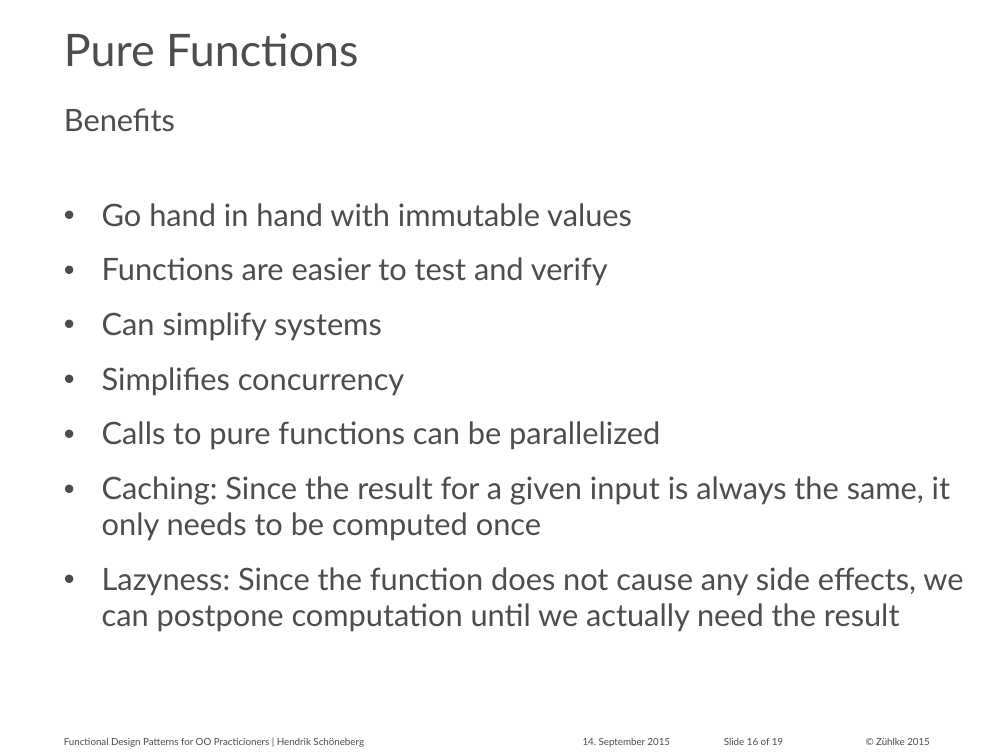
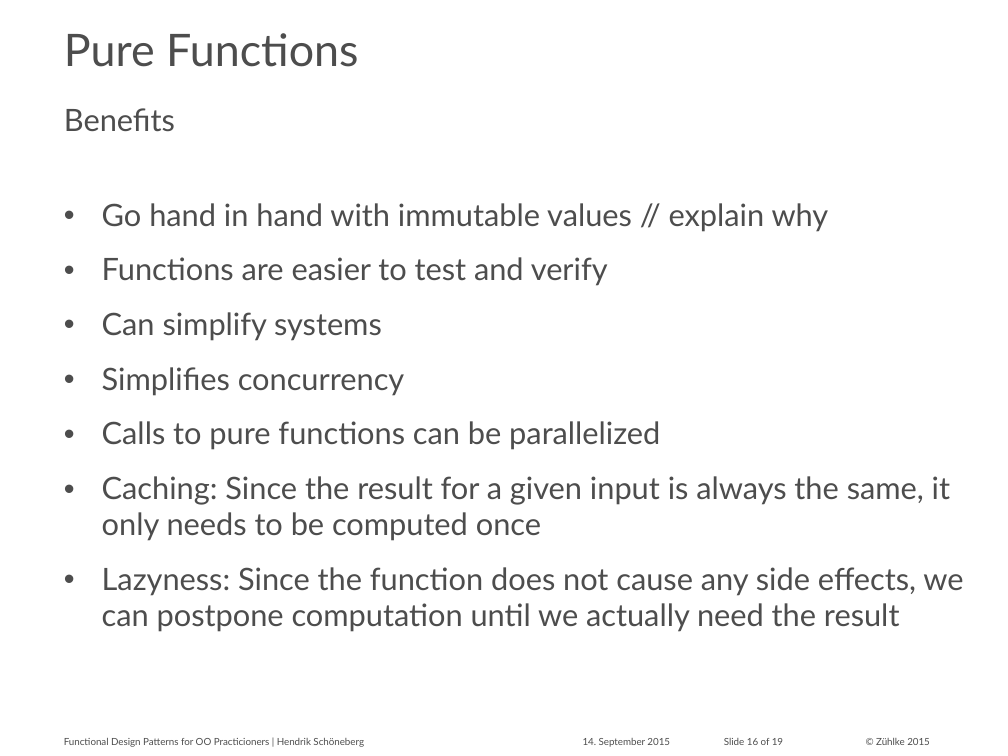
Before and after one commit to aax/zdays-fp-patterns, a slide deck: slide 16 of hesc_slides.pptx. Drawn at 1008x756 pixels with LibreOffice and Linux fonts; fonts in the diff are those of the drawing; background and template pictures are left out. Boxes give left, top, right and bottom in pixels: in the first picture for what was removed or moved away, otherwise in the second. Text is boxed around its words. In the diff, an @@ line names an element or a change of style, - is before the commit and + after.

```diff
--- a/hesc_slides.pptx
+++ b/hesc_slides.pptx
@@ text at bbox=[102, 203, 829, 232]: text changed @@
-• Go hand in hand with immutable values
+• Go hand in hand with immutable values // explain why
```
Also in this commit, not shown: 1 other slide changed, 2 other files.
